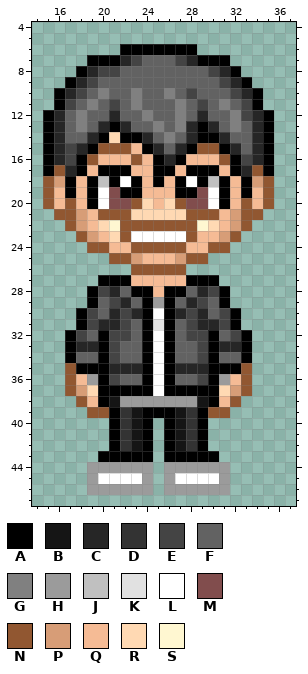
File history of a pixel-art sprite, public/chibi.png. The picture above was drawn from the file before the commit.
The file is 250x250 pixels, drawn in blocks of 5x5; one block is one cell here. Shown: x 14..37, y 4..47.
Palette (. is transparent): A #000000  B #151515  C #262626  D #333333  E #444444  F #626262  G #808080  H #9b9b9b  J #c0c0c0  K #e1e1e1  L #ffffff  M #814d4d  N #915731  P #d79d77  Q #f5bb95  R #ffd9b3  S #fff7d1
Now the later version:
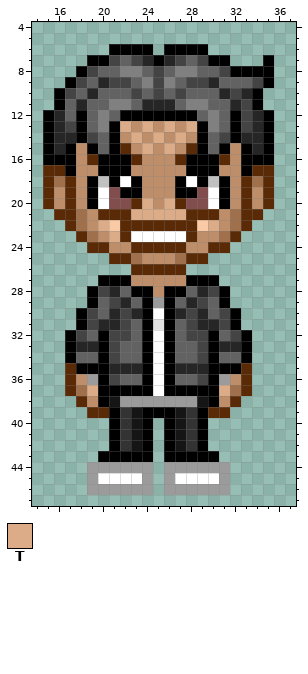
Colours new in this view: T #dbac87
Change:
Colour N changes from #915731 to #592a05.
Colour P changes from #d79d77 to #9f704b.
Colour Q changes from #f5bb95 to #bd8e69.
Colour S changes from #fff7d1 to #f9caa5.
The edit adds colour A in row 6 at x 21 and 29; in row 7 at x 35; in row 8 at x 33 to 35; in row 9 at x 35.
Colour C gives way to colour A in row 16 at x 16 and 34; in row 17 at x 17 and 33.
Colour E gives way to colour A in row 15 at x 17; in row 16 at x 17 and 33.
Colour F gives way to colour A in row 7 at x 25; in row 12 at x 22 to 23, 25 to 26 and 28; in row 14 at x 18 and 32; in row 15 at x 33.
Colour G gives way to colour A in row 12 at x 18, 24, 27 and 32; in row 13 at x 18 and 32.
Colour N gives way to colour A in row 15 at x 21 and 29.
Colour Q gives way to colour A in row 16 at x 20 to 22 and 28 to 30.
Colour R gives way to colour A in row 14 at x 21.
Colour F gives way to colour C in row 7 at x 24 and 26; in row 9 at x 20 and 30; in row 10 at x 19 and 31; in row 11 at x 18, 24 to 26 and 32; in row 14 at x 17 and 33.
The edit adds colour E in row 9 at x 34.
Colour A gives way to colour E in row 7 at x 21 and 29.
Colour C gives way to colour E in row 8 at x 19 and 31; in row 9 at x 18; in row 10 at x 17; in row 14 at x 19 and 31.
Colour F gives way to colour E in row 8 at x 25; in row 9 at x 21 to 22, 25 and 28 to 29; in row 10 at x 25 and 27; in row 13 at x 17 and 33.
Colour G gives way to colour E in row 10 at x 23.
Colour A gives way to colour F in row 9 at x 33; in row 14 at x 20 and 30.
Colour C gives way to colour F in row 7 at x 22 and 28; in row 9 at x 32; in row 12 at x 21 and 29.
Colour E gives way to colour F in row 8 at x 20 to 21 and 30; in row 9 at x 19 and 31; in row 10 at x 18 and 28; in row 11 at x 17.
Colour G gives way to colour F in row 10 at x 20 and 26; in row 11 at x 19, 23, 27 and 31.
Colour N gives way to colour F in row 15 at x 20 and 30.
Colour C gives way to colour G in row 13 at x 20 and 30.
Colour E gives way to colour G in row 11 at x 21 and 29.
Colour F gives way to colour G in row 8 at x 22 to 23 and 27 to 28; in row 9 at x 24 and 26; in row 11 at x 22 and 28; in row 12 at x 20 and 30.
Colour A gives way to colour N in row 15 at x 28; in row 16 at x 27; in row 17 at x 15 and 35; in rows 18 to 19 at x 17 and 33.
Colour A gives way to colour Q in row 14 at x 22; in row 16 at x 18, 25 and 32; in row 17 at x 18, 25 to 26 and 32; in row 18 at x 25.
Colour C gives way to colour Q in row 14 at x 24 and 28; in row 15 at x 18, 25, 27 and 32; in row 16 at x 26.
Colour F gives way to colour Q in row 13 at x 23.
Colour G gives way to colour Q in row 13 at x 25 and 27; in row 14 at x 26.
Colour A gives way to colour T in row 14 at x 23; in row 15 at x 24.
Colour C gives way to colour T in row 13 at x 22 and 28.
Colour F gives way to colour T in row 13 at x 24 and 26; in row 14 at x 25 and 27; in row 15 at x 26.
Colour R gives way to colour T in row 20 at x 24 and 26; in row 21 at x 23 to 27; in row 22 at x 20 and 30; in row 23 at x 21; in row 37 at x 19 and 31.
Colour A is gone in row 6 at x 25.
